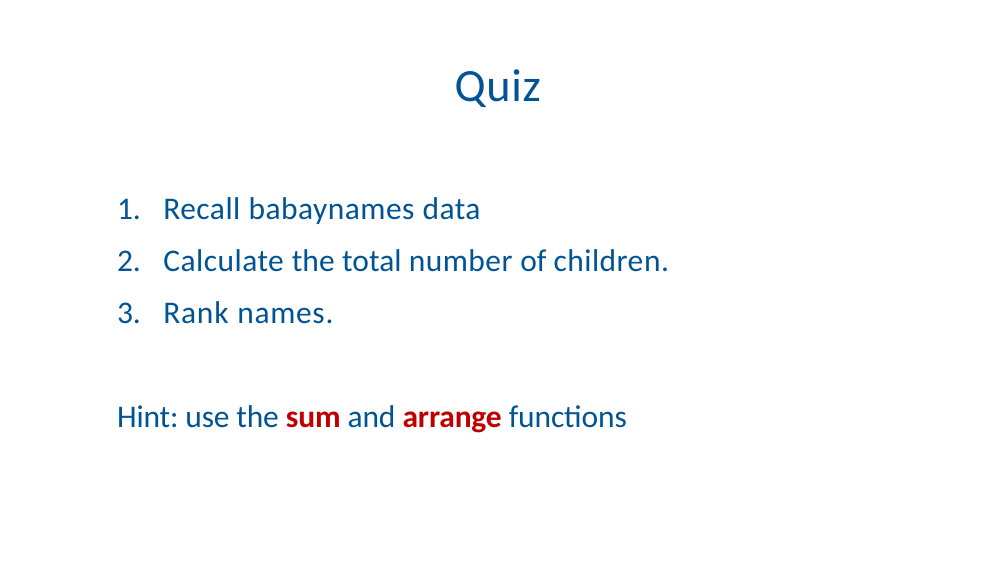
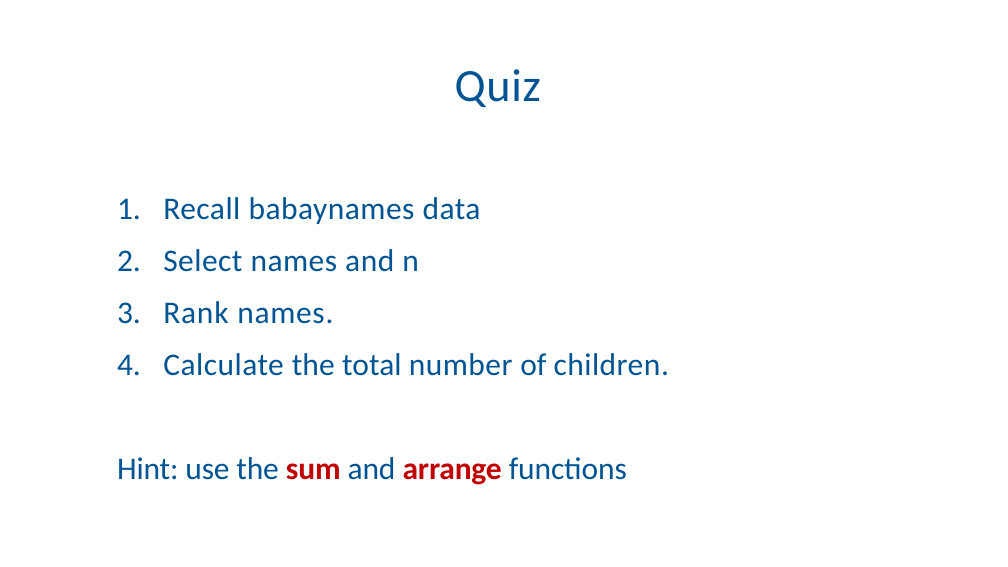
Before and after one commit to Ahmedbargheet/R-for-beginners_UiT, a slide deck: slide 9 of R_workshop_3.ppt. Drawn at 1008x567 pixels with LibreOffice and Linux fonts; fonts in the diff are those of the drawing; background and template pictures are left out. Boxes give left, top, right and bottom in pixels: in the first picture for what was removed or moved away, otherwise in the second. Text is boxed around its words. In the diff, an @@ line names an element or a change of style, - is before the commit and + after.

```diff
--- a/R_workshop_3.ppt
+++ b/R_workshop_3.ppt
@@ text at (163, 249, 419, 324): paragraphs added @@
+2. Select names and n
+3. Rank names.
```
Also in this commit, not shown: 9 other slides changed, 2 slides added, 2 other files.
